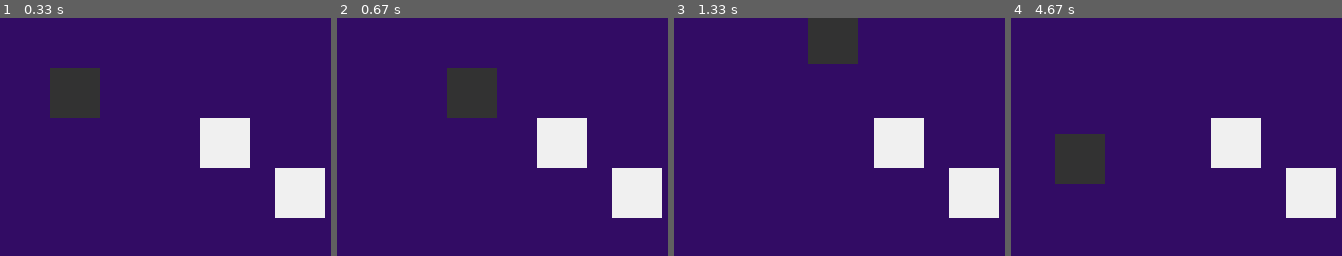
Above: before the commit, frames 1-4 (left to right).
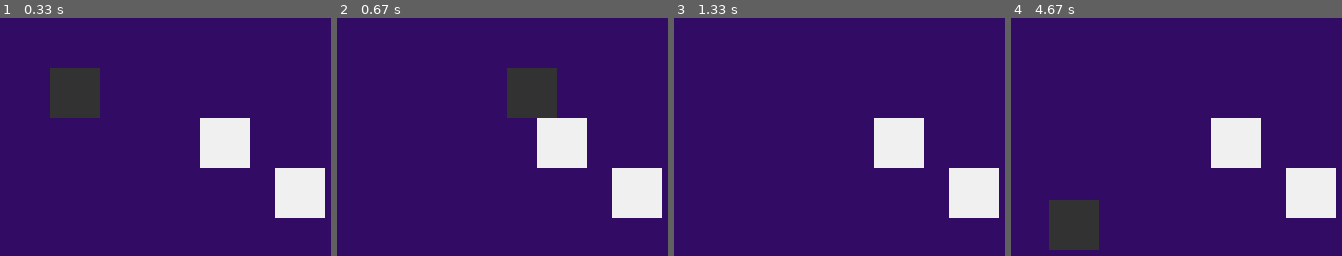
Above: after the commit, the same moments.

Repository: finnstamer/pygameInformatik
Game: pygame game, started from game.py
Two runs of this game, one before a commit and one after it. Both use one fixed random seed, a clock stepped at 60 frames per second and the inputs below.
Inputs:
- Up to frame 1 (0.33 s): no input
- Up to frame 2 (0.67 s): hold Right from 0.33 s (still down)
- Up to frame 3 (1.33 s): release Right at 0.8 s; hold Up 0.83-1.13 s
- Up to frame 4 (4.67 s): hold Left 1.67-2.2 s; hold Down 2.23-2.53 s; hold Left 2.57-2.97 s; hold Right 3.4-4.03 s; hold Down 4.07-4.43 s; hold Left from 4.47 s (still down)

Frame 1 is identical in both runs. In frame 2, 6.3% of the frame differs, in the area x 33-67%, y 21-43%; in frame 3, 2.9%; in frame 4, 6.3%.

Commit message:
Removed PyCache Folders; Seperated Geometry; Added .gitignore

Diff:
--- a/base/object/GameObject.py
+++ b/base/object/GameObject.py
@@ -1,6 +1,6 @@
 from __future__ import annotations
 from typing import Tuple
-from base.object.Rectangle import Rectangle
+from base.geometry.Rectangle import Rectangle
 from base.object.collision import Collision;
 from settings import screen
 import pygame
--- a/base/object/Group.py
+++ b/base/object/Group.py
@@ -3,7 +3,7 @@
 from typing import Generic, List, TypeVar
 
 from base.object.GameObject import GameObject
-from base.object.Rectangle import Rectangle
+from base.geometry.Rectangle import Rectangle
 from base.object.collision import Collision
 
 # O Ist ein Datentyp, dass aus einem GameObject (oder einer Abwandlung daraus besteht: bspw. Player)
--- a/base/object/collision.py
+++ b/base/object/collision.py
@@ -1,25 +1,25 @@
 from os import error
-from typing import Dict, List
+from typing import Dict
 import pygame
 
-from base.object.Rectangle import Rectangle
+from base.geometry.Rectangle import Rectangle
 
 class Collision():
 
     def __init__(self) -> None:
+        self.reset()
+
+    def reset(self):
         self.collided = False
         self.collisionRect = Rectangle()
         self.dir = 0
-
     # Wenn mindestens ein Eckpunkt von a innerhalb b oder andersherum liegt, liegt eine Kollision vor.
-    def isColliding(self, a: Rectangle, b: Rectangle):
+    def isColliding(self, a: Rectangle, b: Rectangle) -> bool:
         return len(Collision.cornerIntersection(a, b)) > 0 or len(Collision.cornerIntersection(b, a)) > 0
 
     # Gibt ein Rechteck der Fläche, die sich a und b teilen zurück
+    # !!! Es muss sicher sein, dass eine Kollision vorliegt, sonst sind die Werte fehlerhaft.
     def intersection(self, a: Rectangle, b: Rectangle) -> Rectangle:
-        if self.isColliding(a, b) == False:
-            return Rectangle()
-
         d = pygame.Vector2(0, 0)
         corners = [d, d, d, d]
         for i in range(0, 4):
--- a/game.py
+++ b/game.py
@@ -2,7 +2,7 @@
 import settings
 from pygame.constants import K_ESCAPE, K_LEFT, K_RIGHT
 from base.object.Group import Group
-from base.object.Rectangle import Rectangle
+from base.geometry.Rectangle import Rectangle
 from base.object.collision import Collision
 from base.player.Keys import Keys
 from base.player.Player import Player
@@ -38,7 +38,7 @@
     return wall
 
 while not done:
-    clock.tick(60)
+    clock.tick(120)
     done = pygame.key.get_pressed()[K_ESCAPE]
     screen.fill(pygame.Color(50, 12, 100));
 
Renamed: base/object/Rectangle.py -> base/geometry/Rectangle.py
Not shown, added: .gitignore
